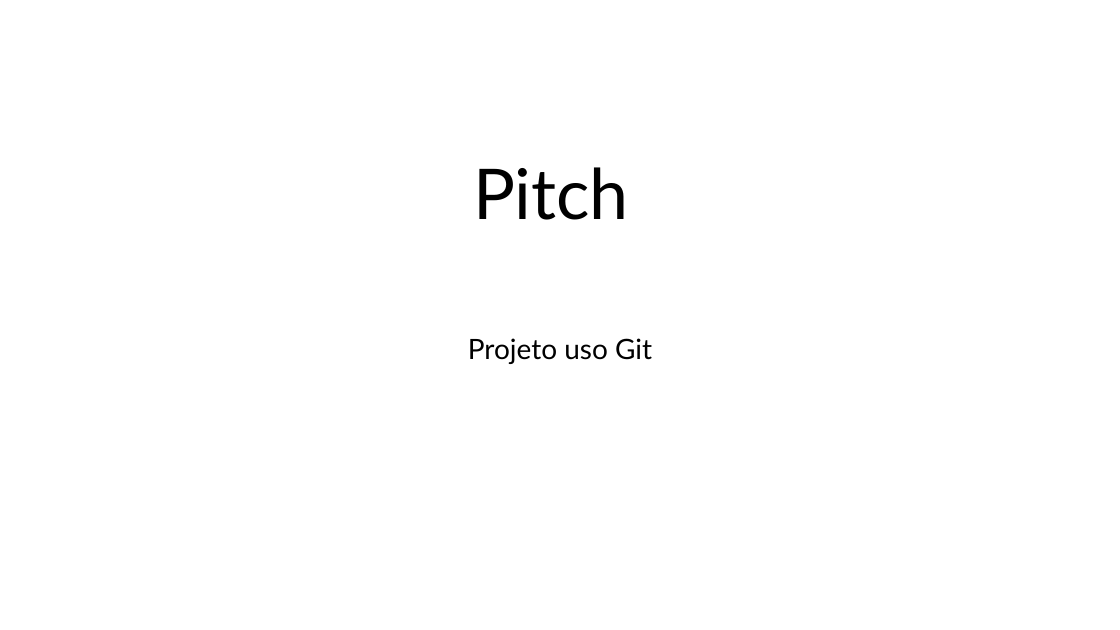
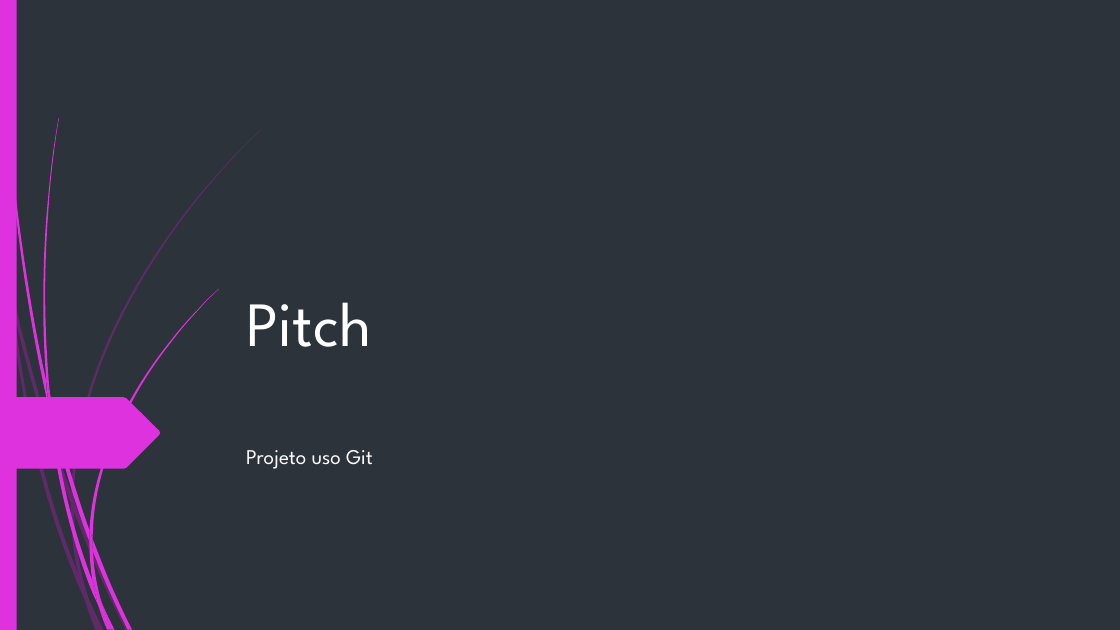
Before and after one commit to eduardabdbrito/2SIPH-ExemploGit-2024, a slide deck: slide 1 of PastaDocumentos/projeto.pptx. Drawn at 1120x630 pixels with LibreOffice and Linux fonts; fonts in the diff are those of the drawing. Boxes give left, top, right and bottom in pixels: in the first picture for what was removed or moved away, otherwise in the second. Text is boxed around its words. In the diff, an @@ line names an element or a change of style, - is before the commit and + after.

Commit message:
Modificação da página inicial

```diff
--- a/PastaDocumentos/projeto.pptx
+++ b/PastaDocumentos/projeto.pptx
@@ background #FFFFFF to #2C333A @@
@@ rectangle added at (x1=0, y1=0, x2=17, y2=630), fill #DE32DE @@
@@ title "Pitch" moved from (x1=473, y1=167, x2=629, y2=220) to (x1=246, y1=302, x2=371, y2=347) @@
@@ title "Pitch" at (x1=246, y1=302, x2=371, y2=347): size 60 to 54 pt, font Lato to League Spartan, text colour #000000 to #FFFFFF; alignment centre to left; line spacing 0.9 to 1 @@
@@ freeform shape added at (x1=0, y1=397, x2=160, y2=469), fill #DE32DE @@
@@ subtitle "Projeto uso Git" moved from (x1=468, y1=338, x2=652, y2=364) to (x1=246, y1=450, x2=373, y2=469) @@
@@ subtitle "Projeto uso Git" at (x1=246, y1=450, x2=373, y2=469): size 24 to 18 pt, font Lato to League Spartan, text colour #000000 to #FFFFFF; alignment centre to left; line spacing 0.9 to 1 @@
@@ group added at (x1=0, y1=129, x2=262, y2=630): 10 freeform shapes @@
@@ group added at (x1=3, y1=0, x2=218, y2=630): 12 freeform shapes @@
```
